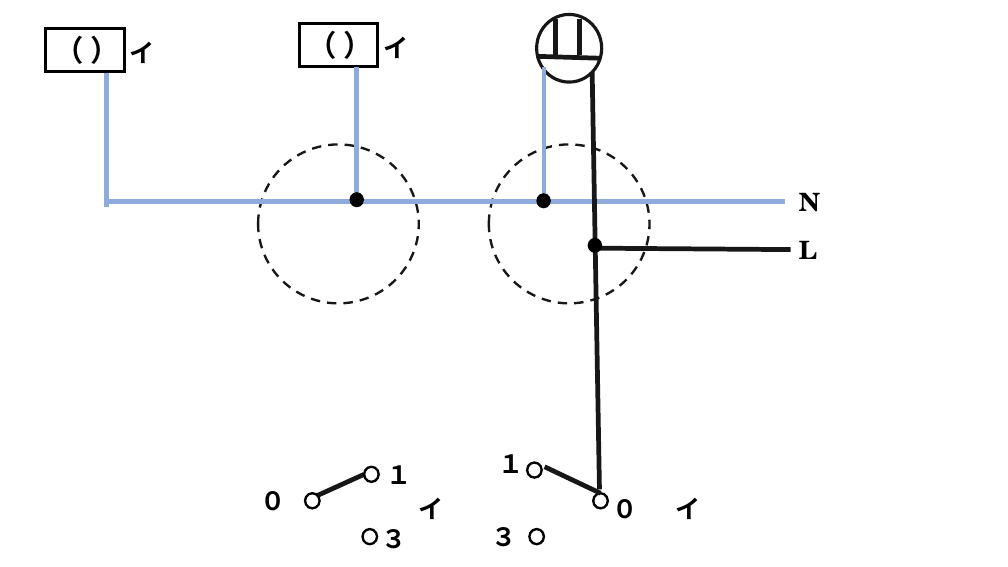
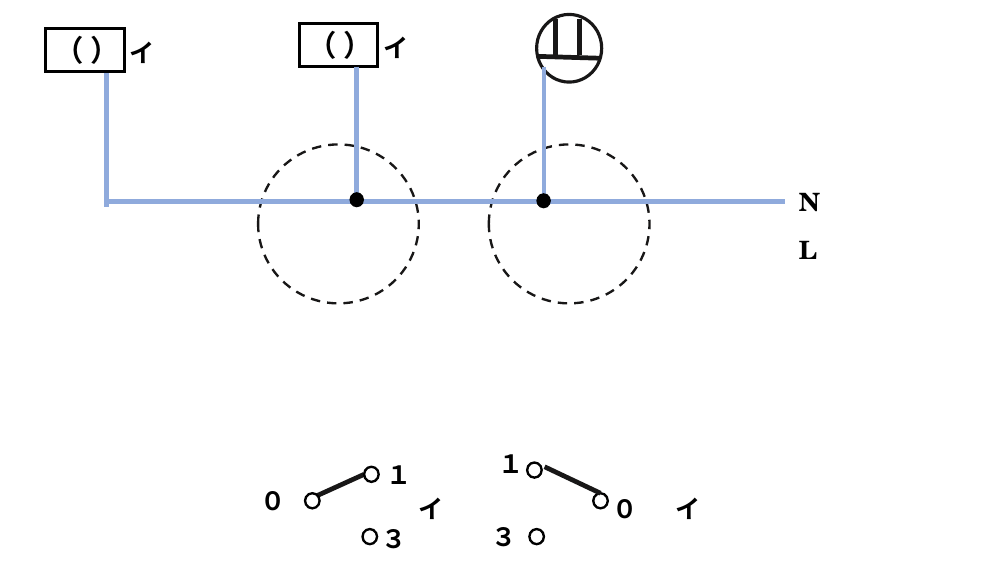
Before and after one commit to nishizumi-lab/sample, a slide deck: slide 2 of algorithm/electricity/03_denki-koujishi/01_kakomon/R1_1/02_jitsugi/q06/a06.pptx. Drawn at 1008x567 pixels with LibreOffice and Linux fonts; fonts in the diff are those of the drawing. Boxes give left, top, right and bottom in pixels: in the first picture for what was removed or moved away, otherwise in the second. Text is boxed around its words. In the diff, an @@ line names an element or a change of style, - is before the commit and + after.

```diff
--- a/algorithm/electricity/03_denki-koujishi/01_kakomon/R1_1/02_jitsugi/q06/a06.pptx
+++ b/algorithm/electricity/03_denki-koujishi/01_kakomon/R1_1/02_jitsugi/q06/a06.pptx
@@ line removed from (600, 489) to (592, 73) @@
@@ ellipse removed at box(588, 238, 602, 253) @@
@@ line removed from (592, 248) to (791, 250) @@
```
Also in this commit, not shown: 1 other file.
